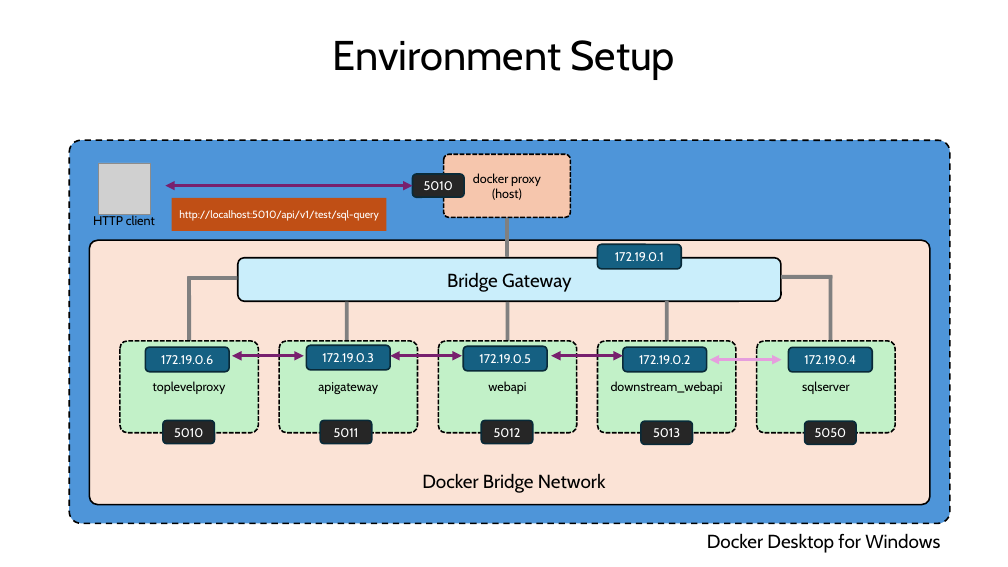
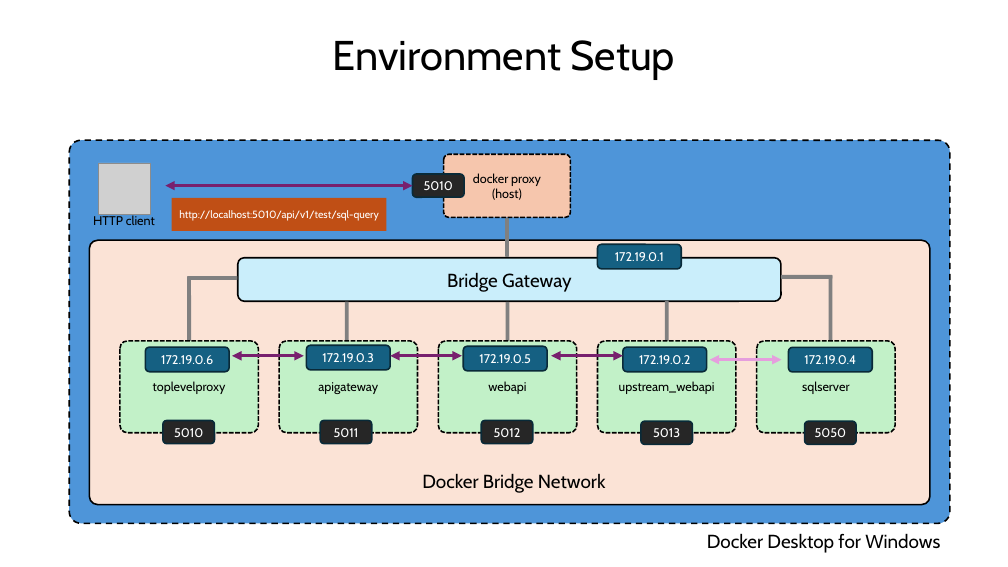
Before and after one commit to roblappcoupa/simple-web-api, a slide deck: slide 3 of Docs/HttpProxies.pptx (slide 2 before the commit). Drawn at 1008x567 pixels with LibreOffice and Linux fonts; fonts in the diff are those of the drawing; grey boxes stand for pictures. Boxes give left, top, right and bottom in pixels: in the first picture for what was removed or moved away, otherwise in the second. Text is boxed around its words. In the diff, an @@ line names an element or a change of style, - is before the commit and + after.

```diff
--- a/Docs/HttpProxies.pptx
+++ b/Docs/HttpProxies.pptx
@@ text in rounded rectangle at (619, 381, 715, 394): text changed @@
-downstream_webapi
+upstream_webapi
```
Also in this commit, not shown: 4 other slides changed, 1 slide added, 3 other files.
